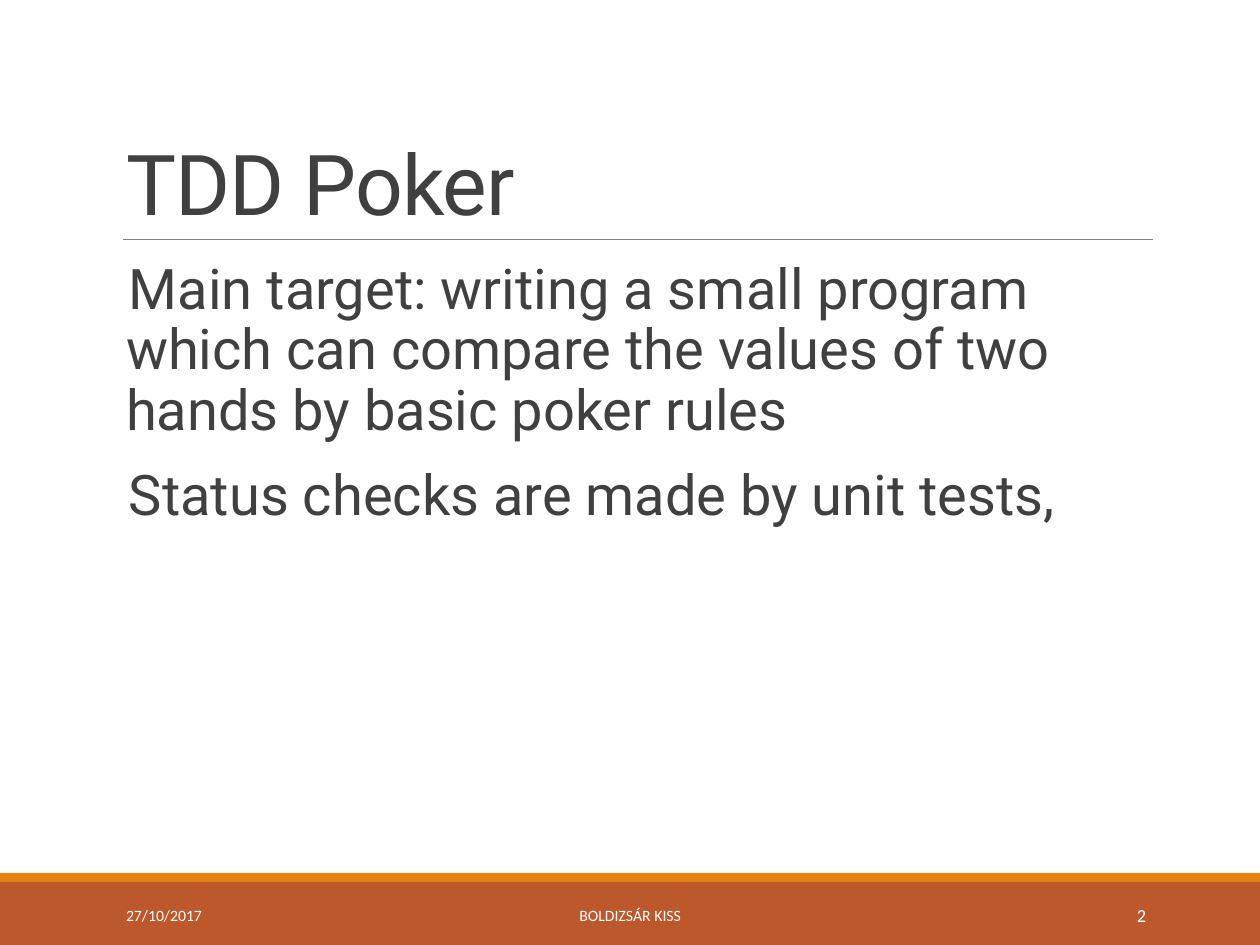
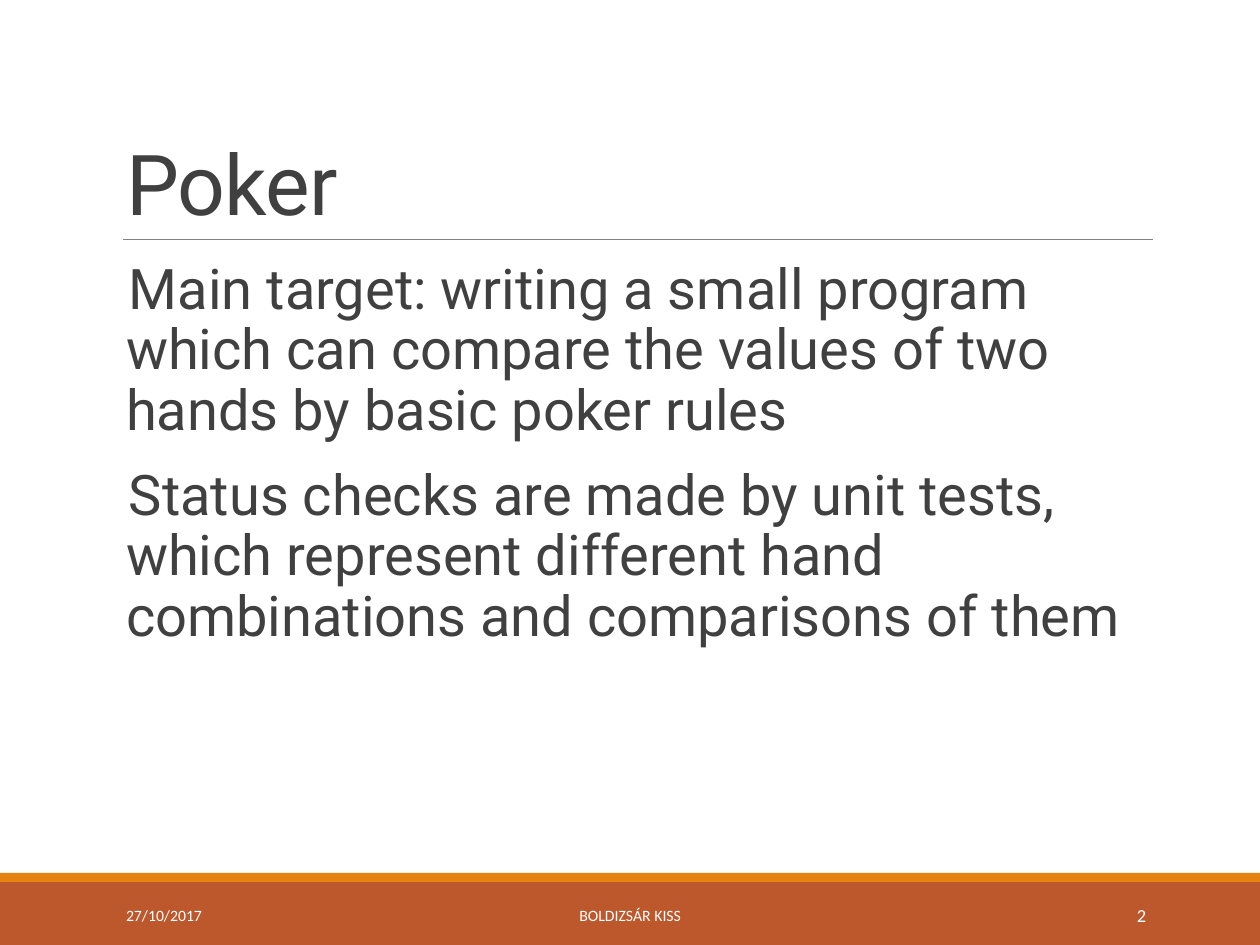
Before and after one commit to green-fox-academy/bpo106, a slide deck: slide 2 of week07/day04/demo/ppt-w07.pptx. Drawn at 1260x945 pixels with LibreOffice and Linux fonts; fonts in the diff are those of the drawing. Boxes give left, top, right and bottom in pixels: in the first picture for what was removed or moved away, otherwise in the second. Text is boxed around its words. In the diff, an @@ line names an element or a change of style, - is before the commit and + after.

```diff
--- a/week07/day04/demo/ppt-w07.pptx
+++ b/week07/day04/demo/ppt-w07.pptx
@@ title at [126,152,337,216]: text changed @@
-TDD Poker
+Poker
@@ text at [126,473,1120,648]: text changed @@
-  Status checks are made by unit tests,
+  Status checks are made by unit tests, which represent different hand combinations and comparisons of them
```
Also in this commit, not shown: 4 other slides changed, 3 slides added.
